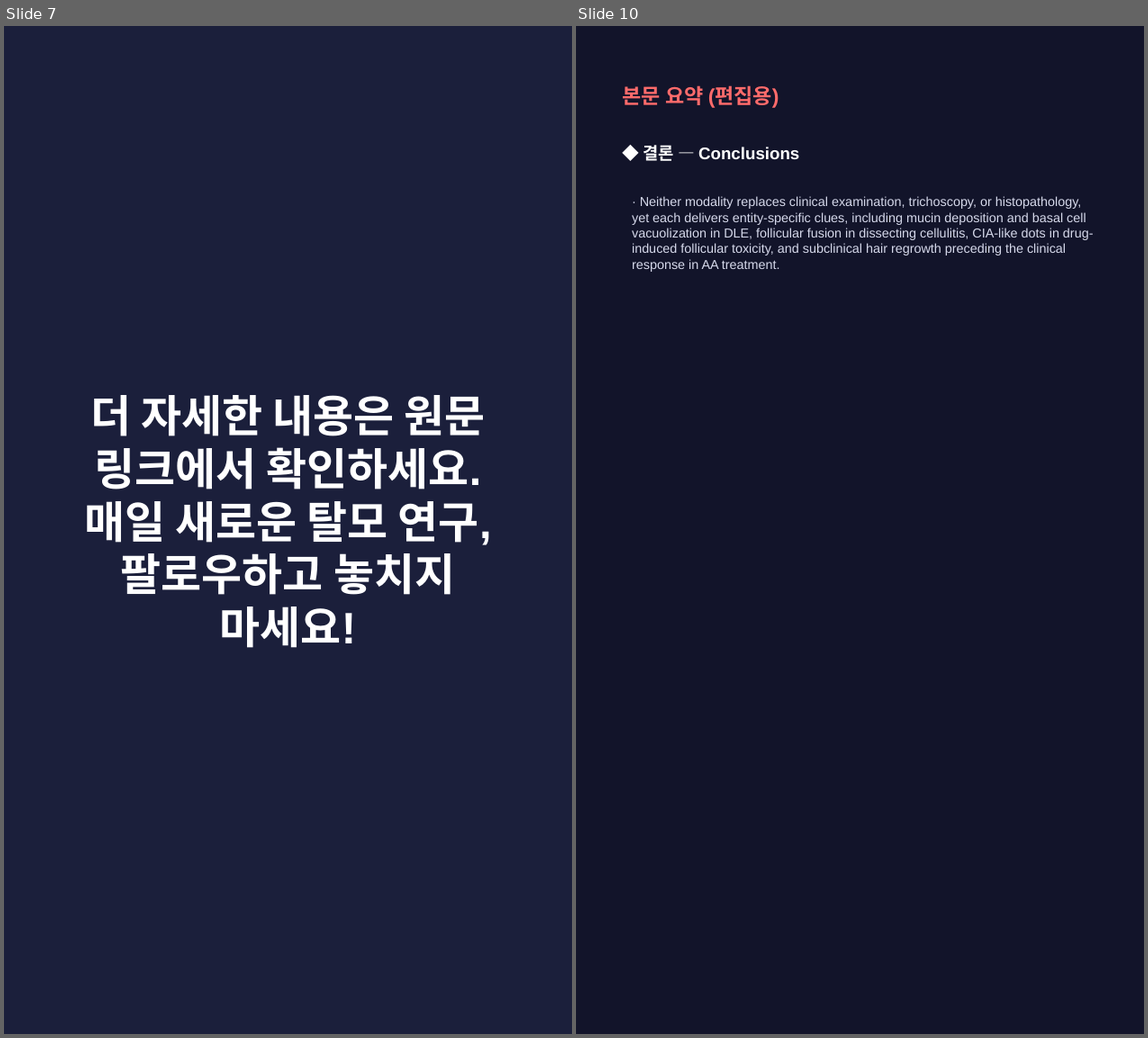
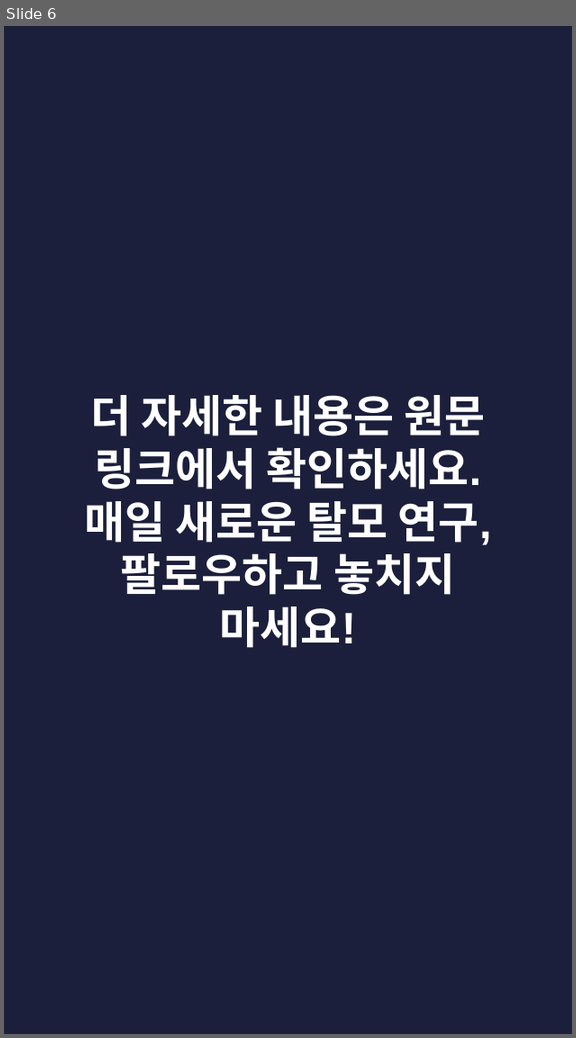
Before and after one commit to hyokang2010-BJ-ANTH/product-builder-test, a slide deck: pwa/data/latest/slides.pptx. Shown side by side, each under a label of ours: slides 7 and 10 before the commit, slide 6 after it; the slides between them are not shown. The pictures are 1148x1038 and 576x1038 pixels, drawn with LibreOffice and Linux fonts; fonts in the diff are those of the drawing. Boxes give left, top, right and bottom in pixels: in the first picture for what was removed or moved away, otherwise in the second. Text is boxed around its words. In the diff, an @@ line names an element or a change of style, - is before the commit and + after.

```diff
--- a/pwa/data/latest/slides.pptx
+++ b/pwa/data/latest/slides.pptx
@@ slide 10 removed at (576, 26, 1144, 1034), background #12142A @@
@@ text removed at (623, 85, 779, 108) @@
-본문 요약 (편집용)
@@ text removed at (644, 145, 799, 161) @@
-◆ 결론 — Conclusions
@@ text removed at (632, 196, 1094, 272) @@
-· Neither modality replaces clinical examination, trichoscopy, or histopathology, yet each delivers entity-specific clues, including mucin deposition and basal cell vacuolization in DLE, follicular fusion in dissecting cellulitis, CIA-like dots in drug-induced follicular toxicity, and subclinical hair regrowth preceding the clinical response in AA treatment.
@@ what was slide 7 is now slide 6 @@
```
Also in this commit, not shown: 2 slides changed, 5 slides added, 6 other slides removed, 27 other files.
